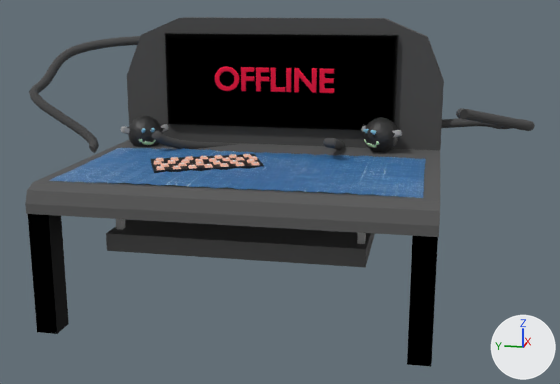
Two versions of the glTF model Assets/Models/Scraps/Workbench_with blueprints.glb, one commit apart.
One viewpoint serves both versions: a camera (50 mm lens) standing at (-21.07, -4.05, 6.56) and looking at (-0.32, 0.1, 1.38). Lighting does not change. The marker at lower right points along +X, +Y and +Z. Where no turn or scale is listed for an object, it has been applied to the vertices.
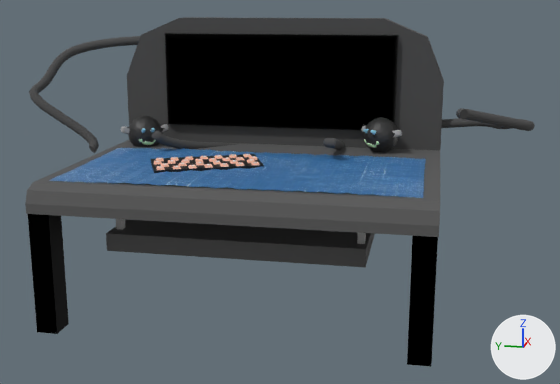
Commit message: Workbench text removed

The change in detail:
Object 'Text' (ob_text) is deleted.

Pixel boxes (x1, y1, x2, y2) of what changed, in the pictures (560 x 384 px):
'Text', deleted
    before: (215, 67, 334, 93)
